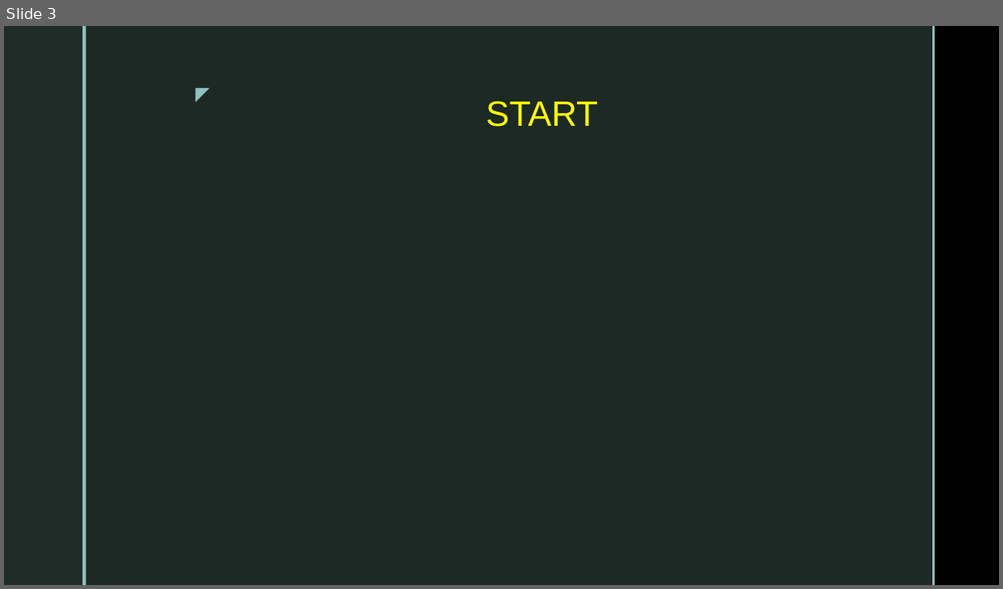
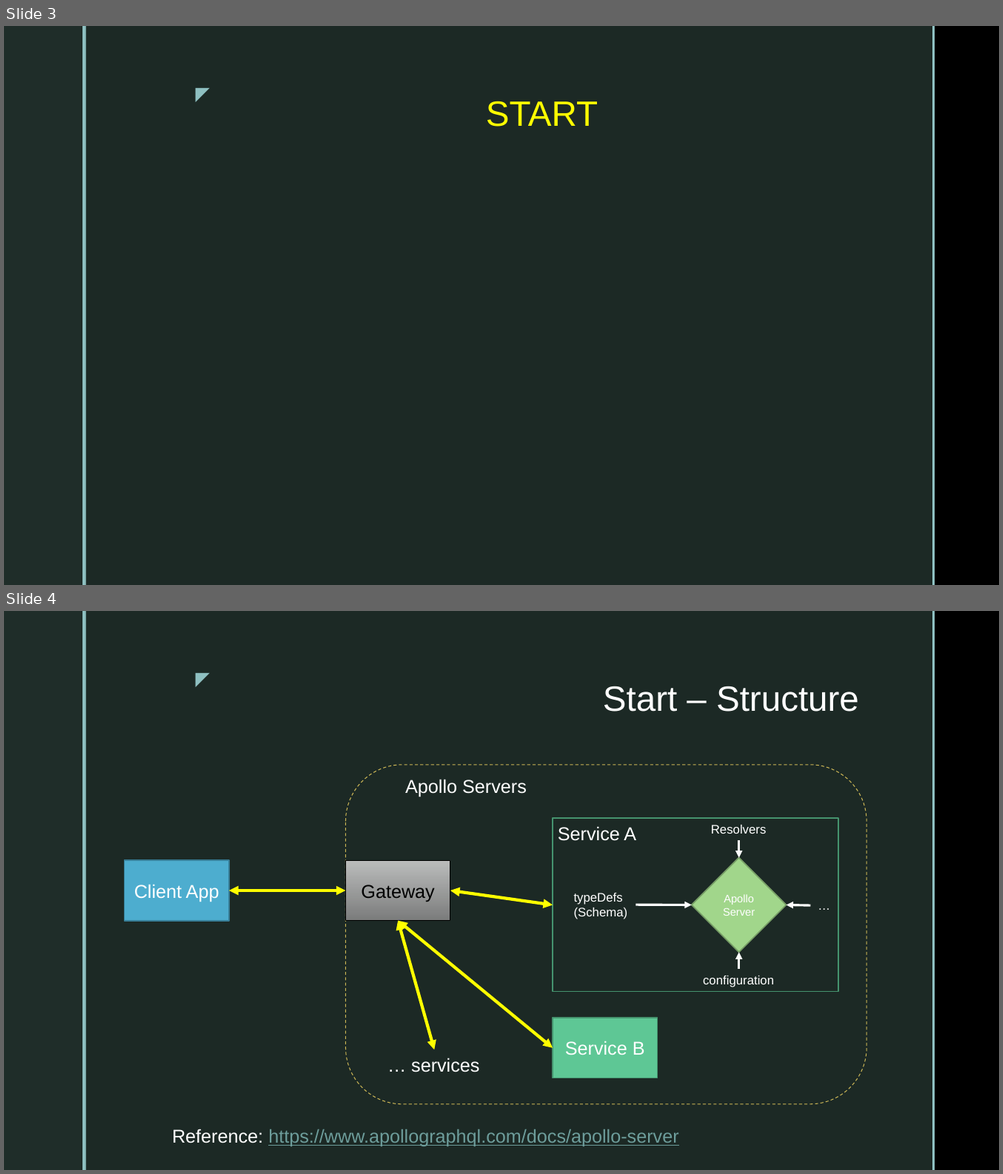
Before and after one commit to dtvu94/Apollo-Server-Client, a slide deck: Docs/Apollo_Server.pptx. Shown one above the other, each under a label of ours: slide 3 before the commit, slides 3 and 4 after it. The pictures are 1003x589 and 1003x1174 pixels, drawn with LibreOffice and Linux fonts; fonts in the diff are those of the drawing; background and template pictures are left out. Boxes give left, top, right and bottom in pixels: in the first picture for what was removed or moved away, otherwise in the second. Text is boxed around its words. In the diff, an @@ line names an element or a change of style, - is before the commit and + after.

Commit message:
Update server schema

```diff
--- a/Docs/Apollo_Server.pptx
+++ b/Docs/Apollo_Server.pptx
@@ slide 4 added at (4,611,999,1170), background picture (left out); not listed: 5 template elements that a slide beside it also shows @@
@@ title added at (603,686,859,712), 34 pt, text #FFFFFF @@
+Start – Structure
@@ rounded rectangle added at (346,765,867,1104), outline #CDB756 0.75 pt dashed @@
@@ text added at (405,779,526,797), 18 pt, text #FFFFFF @@
+Apollo Servers
@@ rectangle added at (552,818,838,991), outline #46936E 1.25 pt @@
@@ text added at (558,826,636,841), 18 pt, text #FFFFFF @@
+Service A
@@ text added at (711,825,766,834), 12 pt, text #FFFFFF @@
+Resolvers
@@ arrow added from (739, 840) to (739, 858), #FFFFFF 2.25 pt @@
@@ rectangle added at (124,861,228,921), fill #4DADCF, outline #398099 1.25 pt, 18 pt, text #FFFFFF @@
+Client App
@@ rectangle added at (346,861,450,921), fill gradient #D3D3D3 to #848484, outline #000000 0.75 pt, 18 pt, text #000000 @@
+Gateway
@@ diamond added at (691,858,786,953), fill #A1D68B, outline #779E67 1.25 pt, 10.5 pt, text #FFFFFF @@
+Apollo Server
@@ double arrow added from (229, 891) to (346, 891), #FFFF00 3 pt @@
@@ double arrow added from (450, 891) to (552, 905), #FFFF00 3 pt @@
@@ text added at (574,893,628,920), 12 pt, text #FFFFFF @@
+typeDefs
+(Schema)
@@ text added at (811,894,838,917), 12 pt, text #FFFFFF @@
+…
@@ double arrow added from (398, 920) to (552, 1048), #FFFF00 3 pt @@
@@ double arrow added from (398, 920) to (435, 1051), #FFFF00 3 pt @@
@@ arrow added from (636, 905) to (691, 905), #FFFFFF 2.25 pt @@
@@ arrow added from (811, 906) to (786, 905), #FFFFFF 2.25 pt @@
@@ arrow added from (739, 969) to (739, 953), #FFFFFF 2.25 pt @@
@@ text added at (703,976,774,988), 12 pt, text #FFFFFF @@
+configuration
@@ rectangle added at (552,1019,657,1079), fill #5EC795, outline #46936E 1.25 pt, 18 pt, text #FFFFFF @@
+Service B
@@ text added at (411,1058,479,1073), 18 pt, text #FFFFFF @@
+… services
@@ text added at (172,1129,678,1147), 18 pt, text #6D9D9B, underline @@
+Reference: https://www.apollographql.com/docs/apollo-server
```
Also in this commit, not shown: 3 slides changed, 7 other slides added, 2 slides removed, 9 other files.
